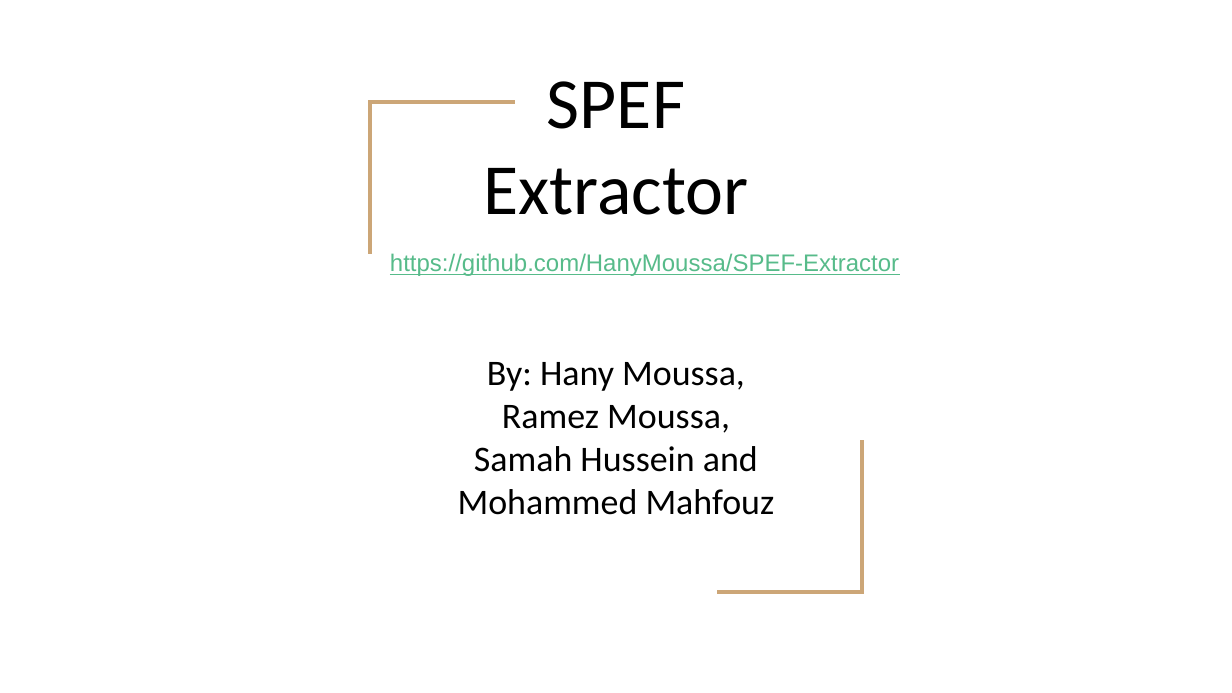
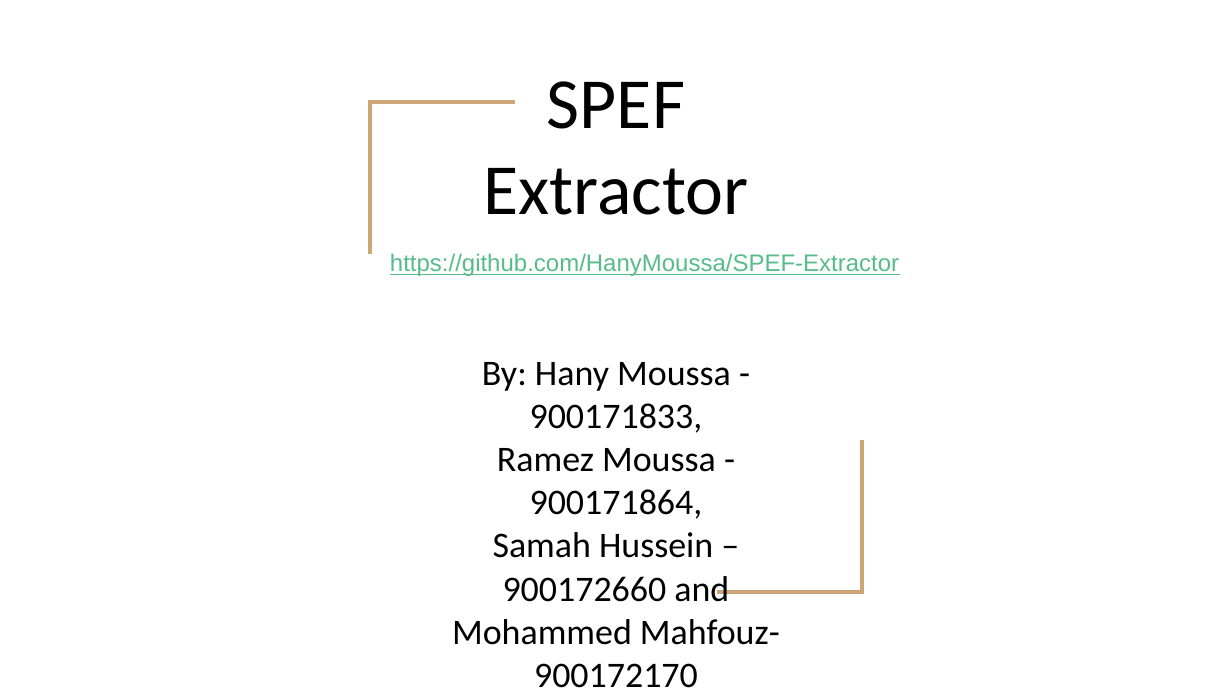
Before and after one commit to eedxwang/SPEF-Extractor, a slide deck: slide 1 of Presentation/SPEF Extractor MS2.pptx. Drawn at 1232x693 pixels with LibreOffice and Linux fonts; fonts in the diff are those of the drawing. Boxes give left, top, right and bottom in pixels: in the first picture for what was removed or moved away, otherwise in the second. Text is boxed around its words. In the diff, an @@ line names an element or a change of style, - is before the commit and + after.

```diff
--- a/Presentation/SPEF Extractor MS2.pptx
+++ b/Presentation/SPEF Extractor MS2.pptx
@@ subtitle at (452, 362, 780, 688): text changed @@
-By: Hany Moussa,
-Ramez Moussa,
-Samah Hussein and
-Mohammed Mahfouz
+By: Hany Moussa - 900171833,
+Ramez Moussa - 900171864,
+Samah Hussein – 900172660 and
+Mohammed Mahfouz- 900172170
```
